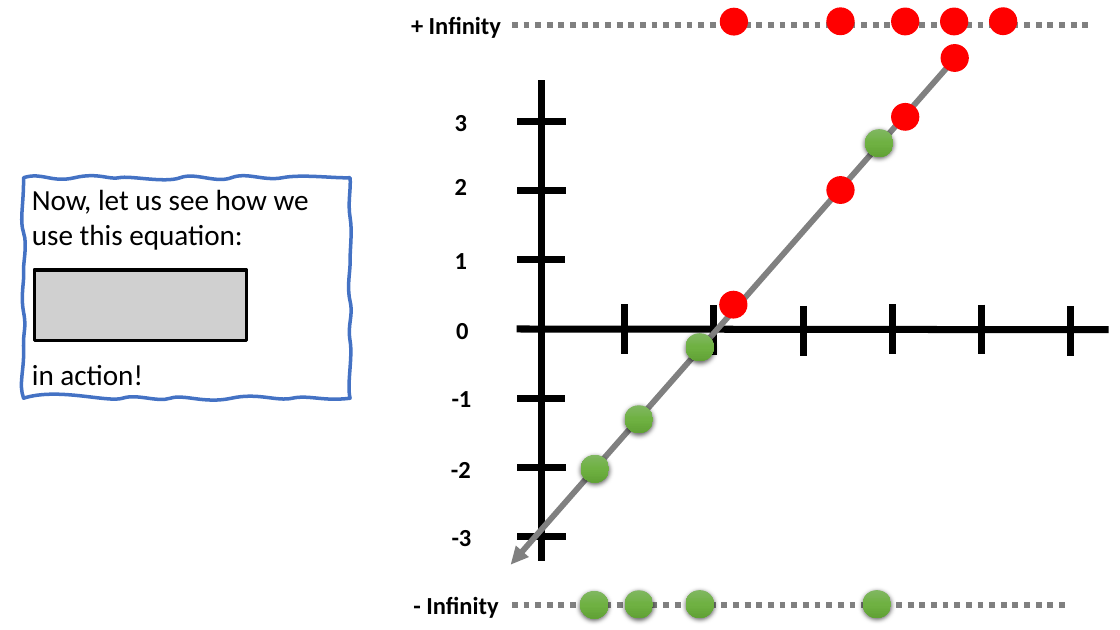
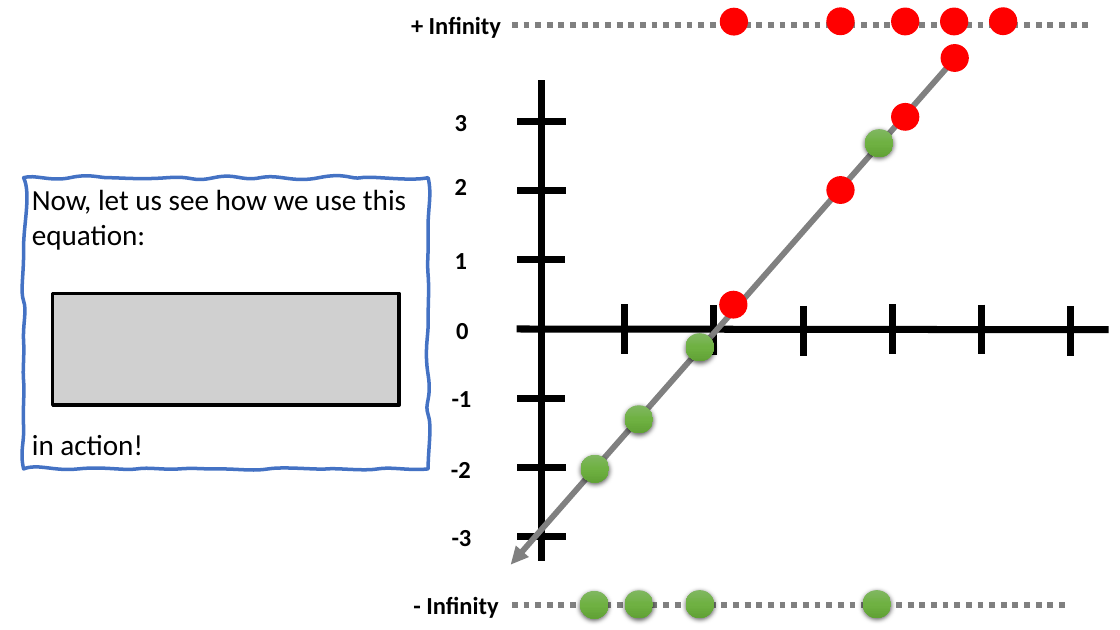
Before and after one commit to robitussin/CCMACLRL, a slide deck: slide 32 of 5 - Logistic Regression/Logistic Regression (Math).pptx (slide 18 before the commit). Drawn at 1120x630 pixels with LibreOffice and Linux fonts; fonts in the diff are those of the drawing; grey boxes stand for pictures; background and template pictures are left out. Boxes give left, top, right and bottom in pixels: in the first picture for what was removed or moved away, otherwise in the second. Text is boxed around its words. In the diff, an @@ line names an element or a change of style, - is before the commit and + after.

```diff
--- a/5 - Logistic Regression/Logistic Regression (Math).pptx
+++ b/5 - Logistic Regression/Logistic Regression (Math).pptx
@@ freeform shape "Now, let us see how ...": place and size @@
-freeform shape "Now, let us see how ..." at (24, 178, 350, 399)
+freeform shape "Now, let us see how ..." at (24, 178, 429, 470)
@@ picture: place and size @@
-picture at (34, 270, 247, 340)
+picture at (53, 293, 399, 405)
```
Also in this commit, not shown: 27 other slides changed, 18 slides added.
